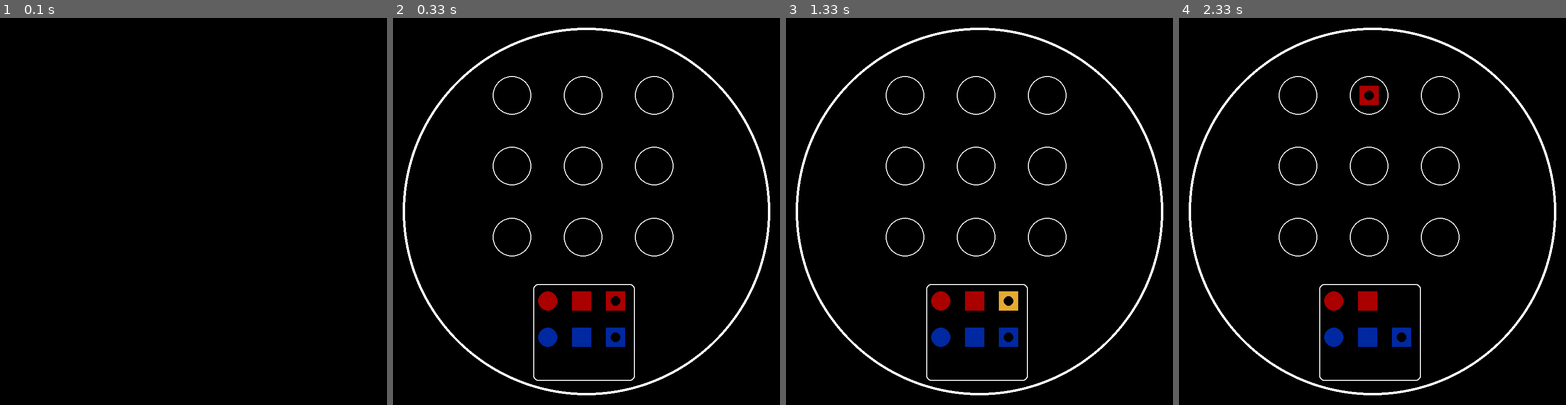
Above: before the commit, frames 1-4 (left to right).
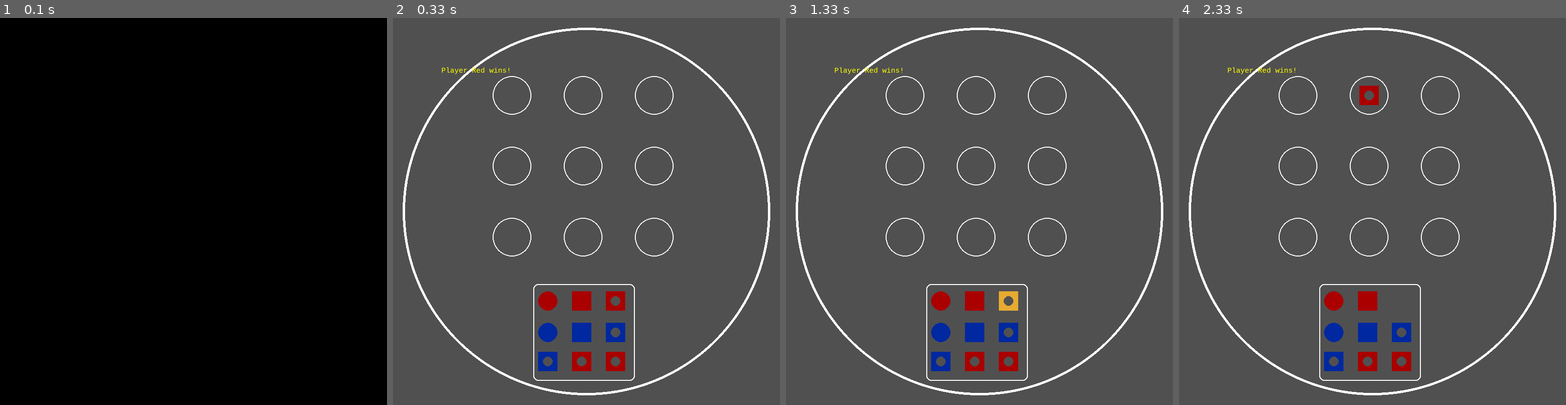
Above: after the commit, the same moments.

Repository: Jakub93-vim/PyGame
Game: pygame game, started from Quarto Game.py
The game is run twice, just before and just after one commit, with the same random seed, the same clock (stepped at 60 frames per second) and the same inputs.
Inputs (mouse positions are in pixels of both pictures, inside the frame that each line leads up to):
- Up to frame 1 (0.1 s): no input
- Up to frame 2 (0.33 s): no input
- Up to frame 3 (1.33 s): click (979, 211) at 0.45 s; click (1018, 296) at 0.87 s
- Up to frame 4 (2.33 s): click (1380, 79) at 1.87 s

Frame 1 is identical in both runs. In frame 2, 96% of the frame differs, in the area x 0-100%, y 0-100%; in frame 3, 96%; in frame 4, 96%.

Commit message:
Selection ang moving tokens

Diff:
--- a/Quarto Game.py
+++ b/Quarto Game.py
@@ -4,6 +4,7 @@
 height = 800
 
 pygame.init()
+myfont = pygame.font.SysFont("monospace", 15) # initialize font
 win = pygame.display.set_mode((width, height))
 
 run = True # game loop
@@ -33,7 +34,7 @@
                 self.color = (230,170,50)
             pygame.draw.circle(surface, self.color, self.position, self.size/2)
             if self.inside_circle: # token with circle in the middle
-                pygame.draw.circle(surface, (0,0,0), self.position, 10)
+                pygame.draw.circle(surface, (80, 80, 80), self.position, 10)
 
         if self.shape == 'rect':
             x_moved = self.middleToCorner(self.position)[0]
@@ -42,7 +43,7 @@
                 self.color = (230,170,50)
             pygame.draw.rect(surface, self.color, (x_moved,y_moved,self.size,self.size))
             if self.inside_circle:
-                pygame.draw.circle(surface, (0,0,0), self.position, 10)
+                pygame.draw.circle(surface, (80, 80, 80), self.position, 10)
 
 def mouseAboveToken(token): # checks whether mouse is above token
 
@@ -77,12 +78,15 @@
 Red_1 = Token(1,'circle', red , False, (320,585), 40)
 Red_2 = Token(1,'rect', red , False, (390,585), 40)
 Red_3 = Token(1,'rect', red , True, (460,585), 40)
+Red_4 = Token(1,'rect', red , True, (460,710), 40)
+Red_5 = Token(1,'rect', red , True, (390,710), 40)
 
-Blue_1 = Token(2,'circle', blue , False, (320,660), 40)
-Blue_2 = Token(2,'rect', blue , False, (390,660), 40)
-Blue_3 = Token(2,'rect', blue , True, (460,660), 40)
+Blue_1 = Token(2,'circle', blue , False, (320,650), 40)
+Blue_2 = Token(2,'rect', blue , False, (390,650), 40)
+Blue_3 = Token(2,'rect', blue , True, (460,650), 40)
+Blue_4 = Token(2,'rect', blue , True, (320,710), 40)
 
-tokens.extend([Red_1, Red_2, Red_3, Blue_1, Blue_2, Blue_3])
+tokens.extend([Red_1, Red_2, Red_3, Red_4, Red_5, Blue_1, Blue_2, Blue_3, Blue_4])
 
 
 listOfPosition = [] # positions of the game field circles
@@ -141,10 +145,12 @@
 
 def redrawWindow(): # window update
 
-    win.fill((0, 0, 0)) # fills with black color to remove old drawings
+    win.fill((80, 80, 80)) # fills with black color to remove old drawings
     drawGamefield(win) # draws gamefield
     for i in tokens: # draws all tokens
         i.draw(win)
+    label = myfont.render("Player Red wins!", 1, (255, 255, 0))
+    win.blit(label, (100, 100))
     pygame.display.update()
 
 def mainLoop ():
@@ -176,7 +182,9 @@
 
         for token in tokens: #TODO game logic and evaluation of the win/lose
             if tuple (token.position) == positionDict.get('B2'):
-                print ('token on the position B2')
+                label = myfont.render("Player Red wins!", 1, (255, 255, 0))
+                win.blit(label, (100, 300))
+                print ('token on B2')
 
 
         pygame.time.delay(150)
